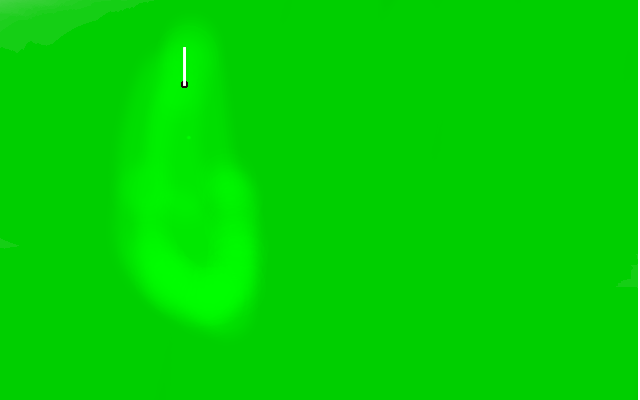
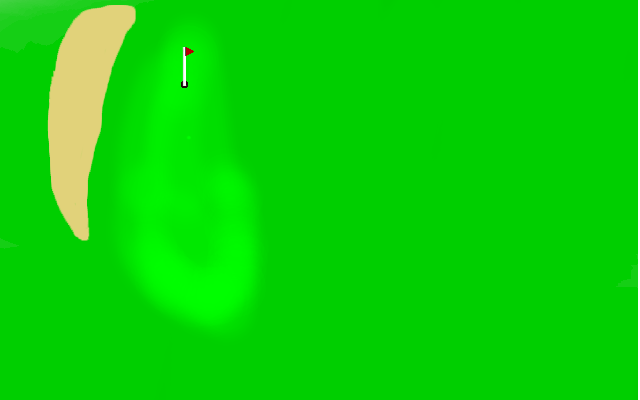
Layer changes from the first 640x400 image to the second:
painted on "Background" over [47, 5, 195, 241]
